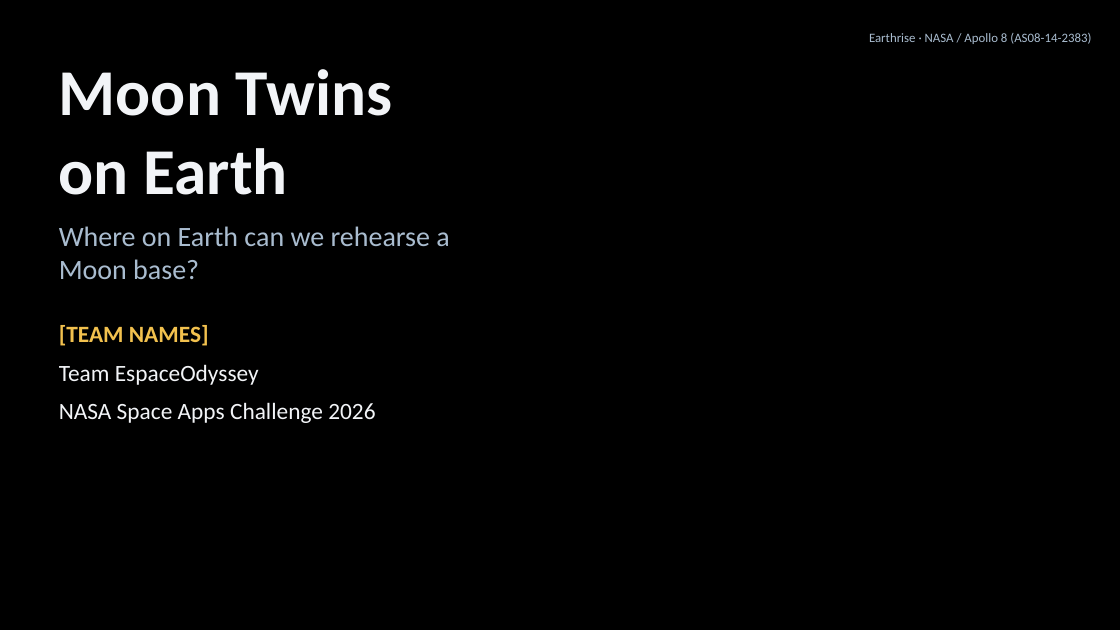
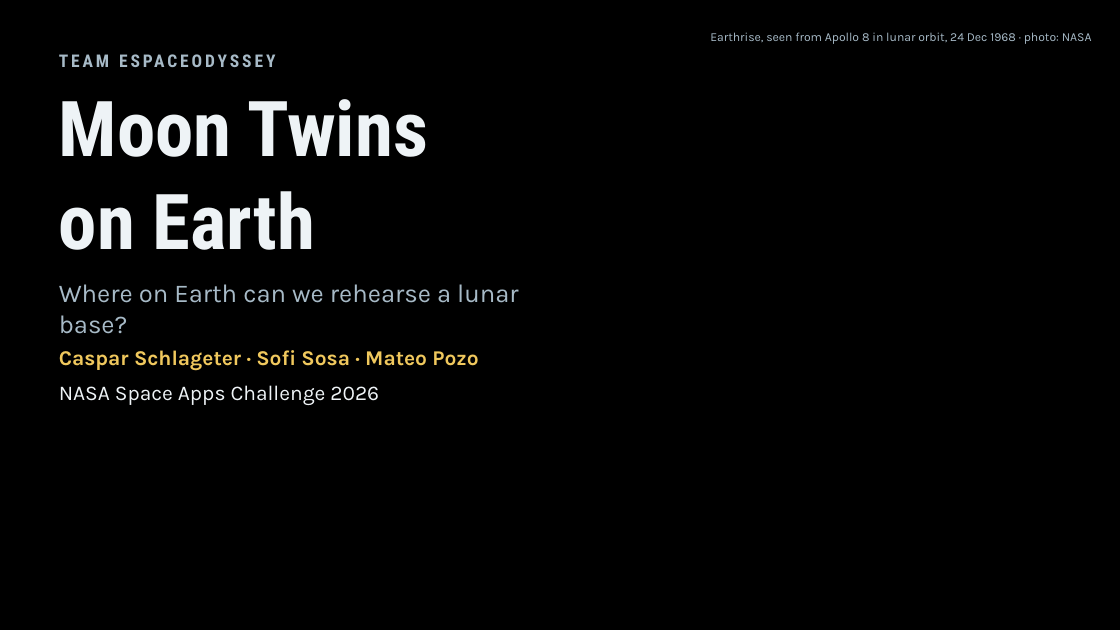
Before and after one commit to TLCasparS/EspaceOdyssey, a slide deck: slide 1 of pitch/Moon_Twins_on_Earth.pptx. Drawn at 1120x630 pixels with LibreOffice and Linux fonts; fonts in the diff are those of the drawing; background and template pictures are left out. Boxes give left, top, right and bottom in pixels: in the first picture for what was removed or moved away, otherwise in the second. Text is boxed around its words. In the diff, an @@ line names an element or a change of style, - is before the commit and + after.

```diff
--- a/pitch/Moon_Twins_on_Earth.pptx
+++ b/pitch/Moon_Twins_on_Earth.pptx
@@ text added at [59,50,563,80], 15 pt, text #A7BAC7, bold @@
+TEAM ESPACEODYSSEY
@@ text at [710,32,1092,44]: text changed; size 11 to 10.5 pt; font Calibri to Karla; text colour #A9BCCF to #A7BAC7 @@
-Earthrise · NASA / Apollo 8 (AS08-14-2383)
+Earthrise, seen from Apollo 8 in lunar orbit, 24 Dec 1968 · photo: NASA
@@ text "Moon Twins": place and size @@
-text "Moon Twins" at [59,69,392,195]
+text "Moon Twins" at [59,99,428,250]
@@ text "Moon Twins" at [59,99,428,250]: size 56 to 66 pt, font Calibri to Roboto Condensed, text colour #F2F4F7 to #EEF3F6 @@
@@ text at [59,284,519,334]: text changed; size 24 to 22 pt; font Calibri to Karla; text colour #A9BCCF to #A7BAC7 @@
-Where on Earth can we rehearse a Moon base?
+Where on Earth can we rehearse a lunar base?
@@ text at [59,350,478,371]: text changed; size 20 to 18 pt; font Calibri to Karla; text colour #F2F4F7 to #F0C85D; bold on @@
-[TEAM NAMES]
-Team EspaceOdyssey
+Caspar Schlageter · Sofi Sosa · Mateo Pozo
@@ text "Caspar Schlageter · Sofi Sosa ...": place and size @@
-text "Caspar Schlageter · Sofi Sosa ..." at [59,325,375,423]
+text "Caspar Schlageter · Sofi Sosa ..." at [59,350,478,405]
@@ text at [59,385,379,405]: size 20 to 18 pt, font Calibri to Karla, text colour #F2F4F7 to #EEF3F6 in "NASA Space Apps Challenge 2026" @@
```
Also in this commit, not shown: 5 other slides changed, 1 slide added, 1 slide removed, 19 other files.
